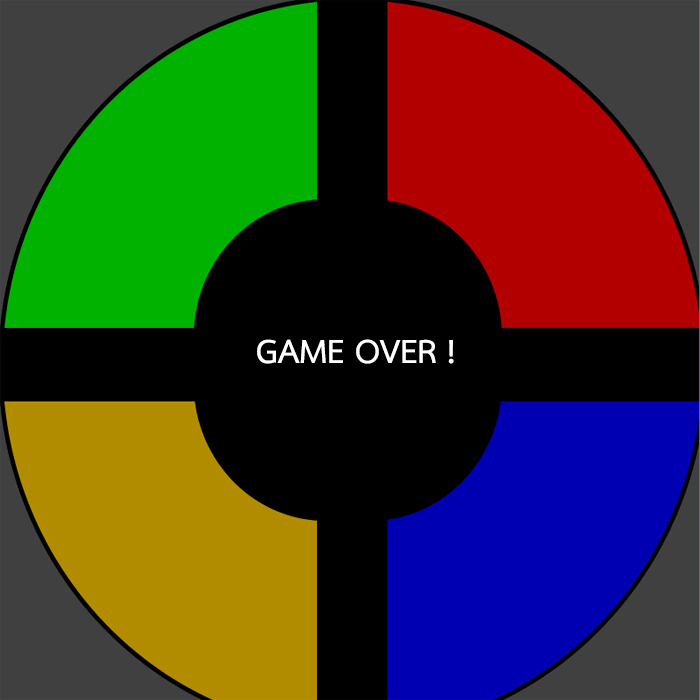
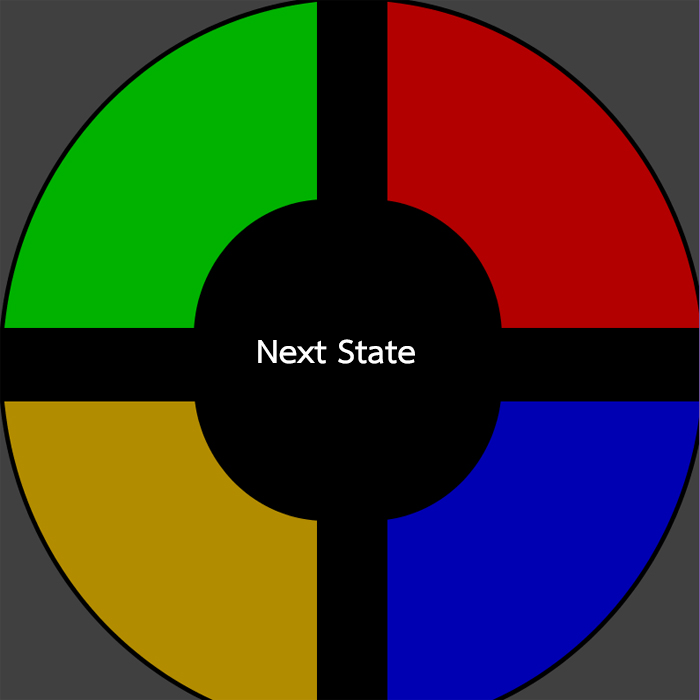
Two versions of the same layered image (700x700). Layer-by-layer changes:
renamed "GAME OVER !" to "Next State", painted on it over [257, 339, 454, 364]
